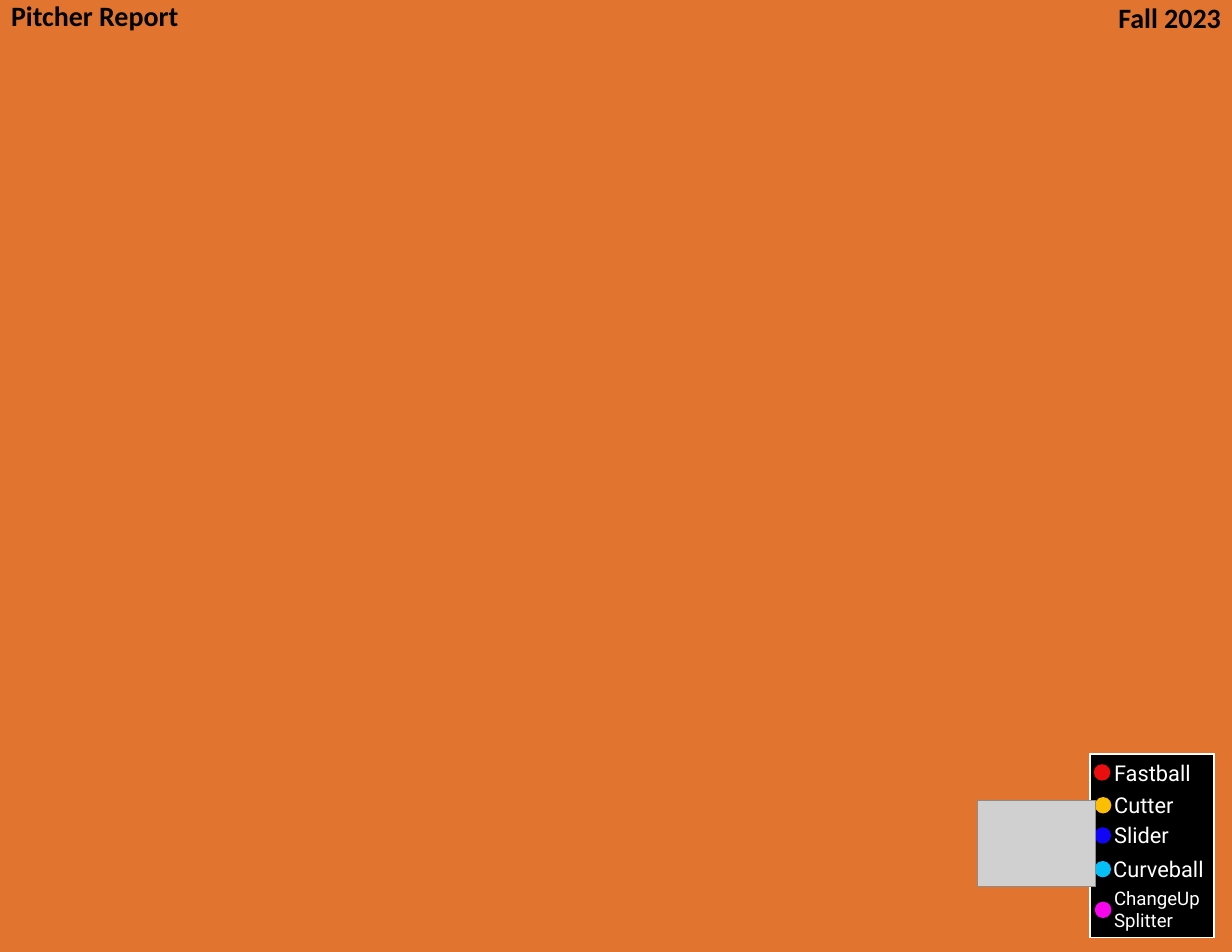
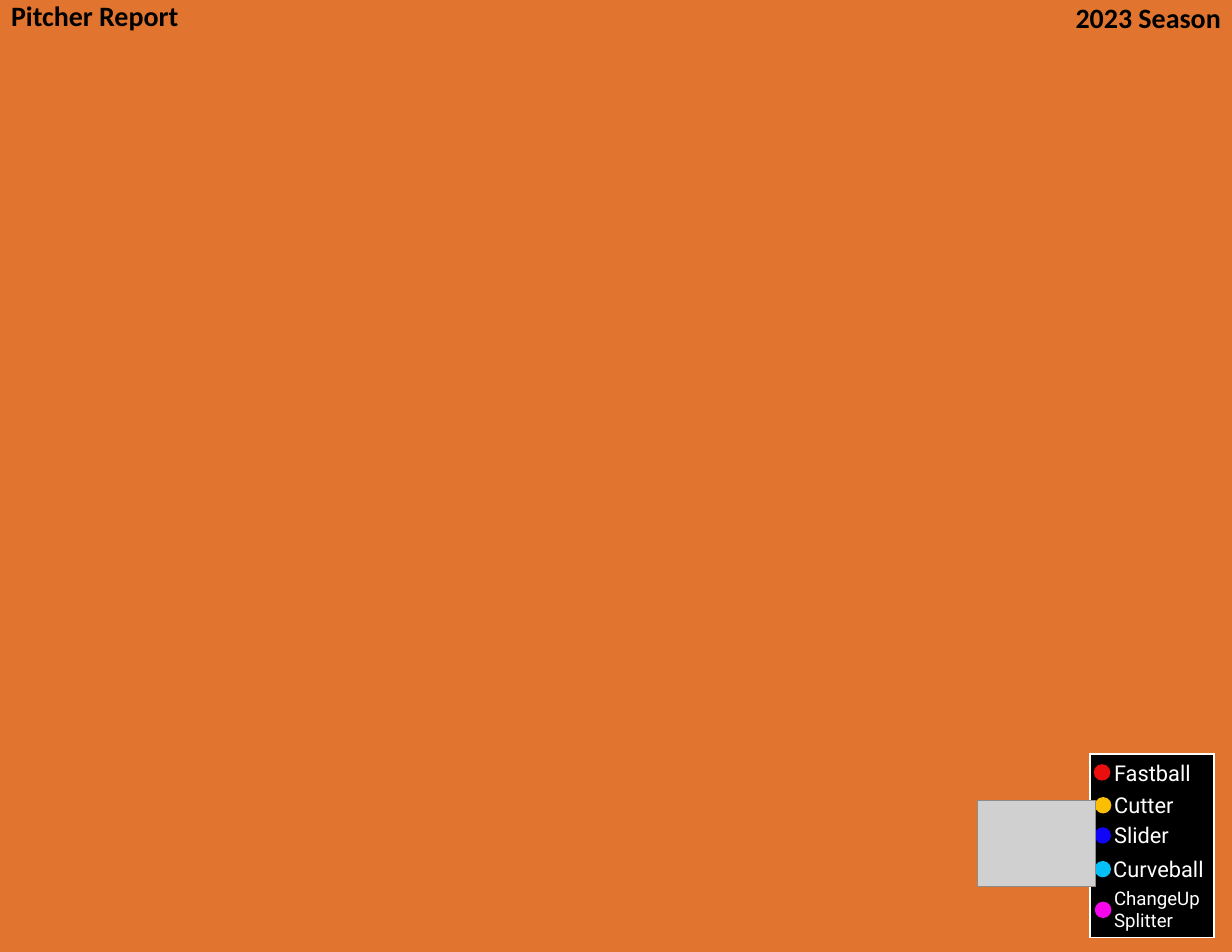
Before and after one commit to cheath5155/Postgame-Pitcher-Reports, a slide deck: slide 1 of Template2.pptx. Drawn at 1232x952 pixels with LibreOffice and Linux fonts; fonts in the diff are those of the drawing; grey boxes stand for pictures. Boxes give left, top, right and bottom in pixels: in the first picture for what was removed or moved away, otherwise in the second. Text is boxed around its words. In the diff, an @@ line names an element or a change of style, - is before the commit and + after.

```diff
--- a/Template2.pptx
+++ b/Template2.pptx
@@ text at box(1076, 9, 1220, 28): text changed @@
-Fall 2023
+2023 Season
```
Also in this commit, not shown: 1 other file.
